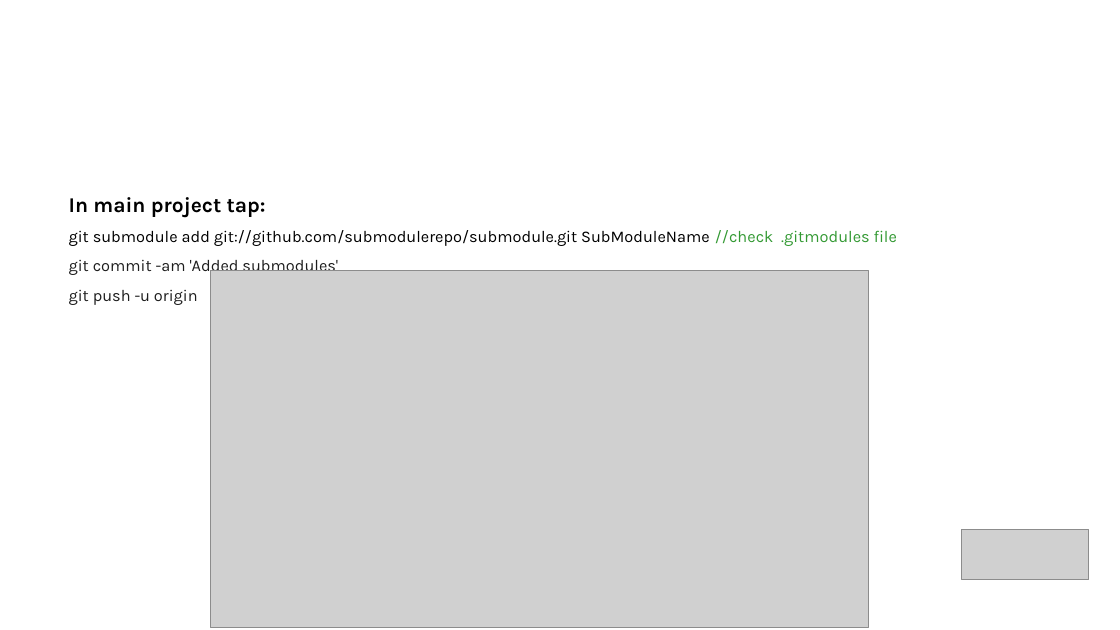
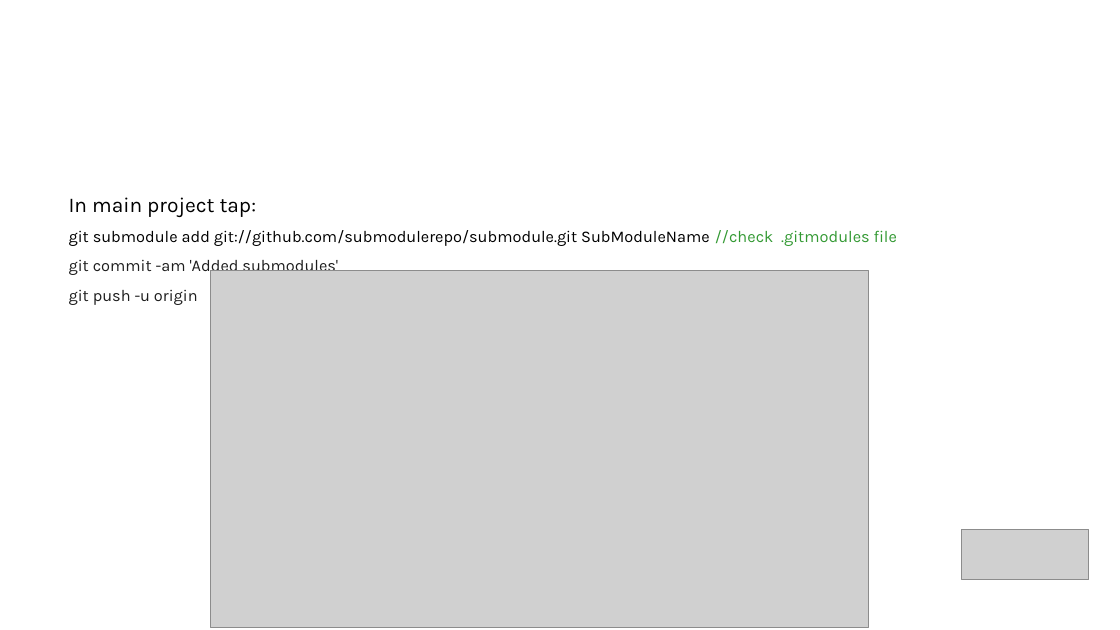
Before and after one commit to vitaliiTolmachov/Presentation, a slide deck: slide 11 of Presentation_easypay.pptx (slide 14 before the commit). Drawn at 1120x630 pixels with LibreOffice and Linux fonts; fonts in the diff are those of the drawing; grey boxes stand for pictures; background and template pictures are left out. Boxes give left, top, right and bottom in pixels: in the first picture for what was removed or moved away, otherwise in the second. Text is boxed around its words. In the diff, an @@ line names an element or a change of style, - is before the commit and + after.

```diff
--- a/Presentation_easypay.pptx
+++ b/Presentation_easypay.pptx
@@ text at box(69, 197, 257, 217): bold off in "In main project tap:" @@
```
Also in this commit, not shown: 10 other slides changed, 4 slides added, 8 slides removed.
